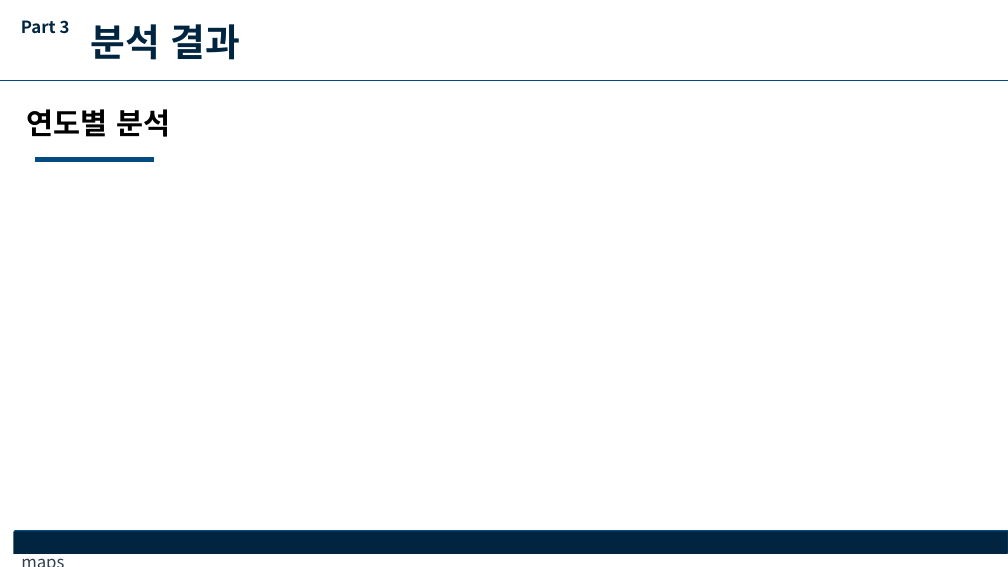
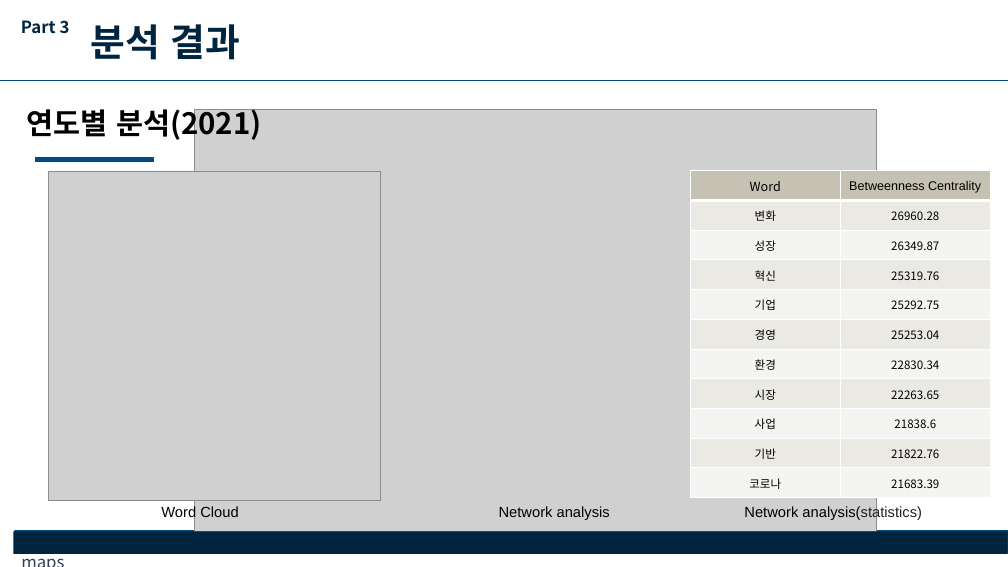
Before and after one commit to good5229/new_year_speech, a slide deck: slide 10 of 2021_2 비정형데이터 프로젝트 결과보고서.pptx. Drawn at 1008x567 pixels with LibreOffice and Linux fonts; fonts in the diff are those of the drawing; grey boxes stand for pictures. Boxes give left, top, right and bottom in pixels: in the first picture for what was removed or moved away, otherwise in the second. Text is boxed around its words. In the diff, an @@ line names an element or a change of style, - is before the commit and + after.

```diff
--- a/2021_2 비정형데이터 프로젝트 결과보고서.pptx
+++ b/2021_2 비정형데이터 프로젝트 결과보고서.pptx
@@ text at (27,104,262,142): text changed @@
-연도별 분석
+연도별 분석(2021)
@@ picture added at (194,110,877,532) @@
@@ picture added at (48,171,381,501) @@
@@ table added at (690,171,990,498), 11 rows, 2 columns @@
+Word | Betweenness Centrality
+변화 | 26960.28
+성장 | 26349.87
+혁신 | 25319.76
+기업 | 25292.75
+경영 | 25253.04
+환경 | 22830.34
+시장 | 22263.65
+사업 | 21838.6
+기반 | 21822.76
+코로나 | 21683.39
@@ text added at (161,506,238,521), 14 pt, text #000000 @@
+Word Cloud
@@ text added at (499,506,610,520), 14 pt, text #000000 @@
+Network analysis
@@ text added at (744,506,922,521), 14 pt, text #000000 @@
+Network analysis(statistics)
```
Also in this commit, not shown: 2 other slides changed.
